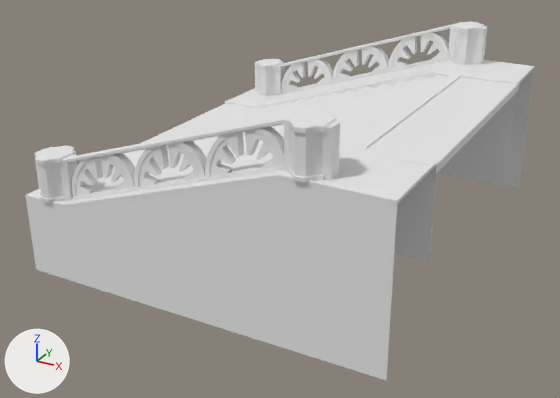
What one commit did to the FBX model Assets/Scenes/Environment Assets/Player Hub/FBX/Game Ready/prop_Bridge_Slant.fbx.
The view is the same before and after, from a camera (50 mm lens) standing at (10.39, -13.45, 5.82) and looking at (3.36, -0.68, -0.57). Arrows for +X, +Y and +Z are at lower left; the lights stay in place. Objects named as collision shapes, trigger or cutter boxes, shadow casters or lower levels of detail are left out. Where no turn or scale is listed for an object, it has been applied to the vertices. Vertices at the same position are counted once.

The older version as bpy lines, for what is in view:
```python
mat_t_sandground = principled_material('T_SandGround')
mat_t_sandground.base_color = (0.8, 0.8, 0.8)  # white #e7e7e7
mat_t_sandground.roughness = 1.0
mat_t_trimsheet_bridge = principled_material('T_Trimsheet_Bridge')
mat_t_trimsheet_bridge.base_color = (0.8, 0.8, 0.8)  # white #e7e7e7
mat_t_trimsheet_bridge.roughness = 1.0
me_plane_029 = bpy.data.meshes.new('Plane.029')
me_plane_029.from_pydata(...)  # 3141 vertices, 3092 faces; spans x -0.01..7.16, y -4.3..4.31, z -1.39..2.41
# faces by material slot: [8, 2992, 92]
me_plane_029.materials.append(mat_t_sandground)  # white #e7e7e7
me_plane_029.materials.append(mat_t_trimsheet_bridge)  # white #e7e7e7
me_plane_029.materials.append(mat_tile_stair)  # white #e7e7e7
ob_prop_bridge_slant = bpy.data.objects.new('prop_Bridge_Slant', me_plane_029)
ob_prop_bridge_slant.location = (0.0, 0.0, 0.0)
```
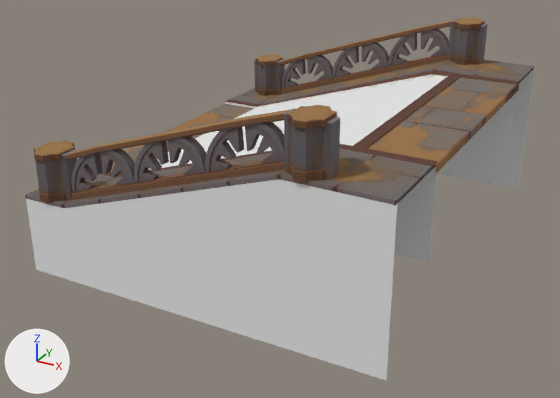
What differs and where, as boxes (x1, y1, x2, y2) in the pictures (560 x 398 px; the box of a moved part takes in the faces that stretch with it):
'prop_Bridge_Slant', surface changed, reshaped: before (25, 22, 535, 380); after (25, 17, 535, 380)
part 1 of me_plane_029, moved or reshaped: before (205, 127, 284, 177); after (205, 122, 284, 172)
part 2 of me_plane_029, moved or reshaped: before (255, 60, 261, 91); after (254, 59, 258, 91)
part 3 of me_plane_029, moved or reshaped: before (475, 26, 487, 64); after (476, 23, 488, 64)
part 4 of me_plane_029, moved or reshaped: before (388, 32, 449, 70); after (388, 29, 449, 66)
part 5 of me_plane_029, rebuilt (11% taller): before (450, 22, 484, 65); after (450, 17, 485, 65)
part 6 of me_plane_029, rebuilt (10% taller): before (256, 58, 283, 96); after (256, 54, 283, 96)
part 7 of me_plane_029, rebuilt: before (389, 25, 451, 43); after (389, 20, 453, 39)
part 8 of me_plane_029, rebuilt (9% taller): before (130, 131, 209, 152); after (129, 124, 208, 147)
part 9 of me_plane_029, rebuilt: before (202, 116, 289, 139); after (202, 110, 289, 134)
part 10 of me_plane_029, rebuilt (20% taller): before (332, 70, 388, 84); after (331, 67, 387, 84)
part 11 of me_plane_029, rebuilt (25% taller): before (387, 57, 448, 72); after (387, 54, 448, 73)
part 12 of me_plane_029, rebuilt: before (448, 24, 455, 61); after (447, 20, 455, 61)
part 13 of me_plane_029, added: after (332, 34, 390, 52)
part 14 of me_plane_029, added: after (280, 78, 332, 95)
part 15 of me_plane_029, moved or reshaped: before (34, 111, 340, 203); after (34, 105, 340, 203)
part 16 of me_plane_029, moved or reshaped: before (275, 38, 392, 95); after (275, 42, 389, 95)

Patch to the scene script:
```diff
--- a/Assets/Scenes/Environment Assets/Player Hub/FBX/Game Ready/prop_Bridge_Slant.fbx.py
+++ b/Assets/Scenes/Environment Assets/Player Hub/FBX/Game Ready/prop_Bridge_Slant.fbx.py
@@ mat_t_sandground @@
 mat_t_sandground = principled_material('T_SandGround')
-mat_t_sandground.base_color = (0.8, 0.8, 0.8)  # white #e7e7e7
+mat_t_sandground.texture = img_t_sandground_d_png
 mat_t_sandground.roughness = 1.0
@@ mat_t_trimsheet_bridge @@
 mat_t_trimsheet_bridge = principled_material('T_Trimsheet_Bridge')
-mat_t_trimsheet_bridge.base_color = (0.8, 0.8, 0.8)  # white #e7e7e7
+mat_t_trimsheet_bridge.texture = img_t_trimsheet_bridge_d_png
 mat_t_trimsheet_bridge.roughness = 1.0
@@ me_plane_029 @@
-me_plane_029.from_pydata(...)  # 3141 vertices, 3092 faces; spans x -0.01..7.16, y -4.3..4.31, z -1.39..2.41
+me_plane_029.from_pydata(...)  # 3141 vertices, 3092 faces; spans x -0.01..7.16, y -4.3..4.3, z -1.39..2.5
+# me_plane_029 part 1: the loose piece of 287 vertices spanning x 3.83..5.29, y -4.0..-3.82, z 1.18..2.18 is moved by (0.0, 0.0, 0.08)
+# me_plane_029 part 2: the loose piece of 12 vertices spanning x 0.15..0.32, y 3.74..4.09, z 0.17..0.93 is scaled about its middle by (1, -1, 1.11), then moved by (0.0, -0.01, 0.04)
+# me_plane_029 part 3: the loose piece of 12 vertices spanning x 5.88..6.04, y 3.74..4.09, z 1.59..2.37 is scaled about its middle by (1, -1, 1.09), then moved by (0.0, -0.01, 0.03)
+# me_plane_029 part 4: the loose piece of 287 vertices spanning x 3.83..5.29, y 3.83..4.01, z 1.18..2.18 is mirrored in y about its middle, then moved by (0.0, -0.02, 0.08)
+# me_plane_029 part 5: the loose piece of 152 vertices spanning x 5.37..5.96, y 3.51..4.31, z 1.59..2.41 is rebuilt with 152 vertices and now spans x 5.37..5.96, y 3.5..4.3, z 1.59..2.5
+# me_plane_029 part 6: the loose piece of 152 vertices spanning x 0.24..0.83, y 3.51..4.31, z 0.17..0.97 is rebuilt with 152 vertices and now spans x 0.24..0.83, y 3.5..4.3, z 0.17..1.08
+# me_plane_029 part 7: the loose piece of 28 vertices spanning x 3.83..5.29, y 3.8..4.03, z 1.83..2.37 is rebuilt with 28 vertices and now spans x 3.83..5.29, y 3.79..4.01, z 1.91..2.46
+# me_plane_029 part 8: the loose piece of 28 vertices spanning x 2.37..3.83, y -4.02..-3.8, z 1.35..1.9 is rebuilt with 28 vertices and now spans x 2.37..3.83, y -4.02..-3.8, z 1.43..2.01
+# me_plane_029 part 9: the loose piece of 28 vertices spanning x 3.83..5.29, y -4.02..-3.8, z 1.83..2.37 is rebuilt with 28 vertices and now spans x 3.83..5.29, y -4.02..-3.8, z 1.91..2.46
+# me_plane_029 part 10: the loose piece of 16 vertices spanning x 2.37..3.83, y 3.81..4.03, z 0.64..1.18 is rebuilt with 16 vertices and now spans x 2.37..3.83, y 3.79..4.01, z 0.64..1.26
+# me_plane_029 part 11: the loose piece of 16 vertices spanning x 3.83..5.29, y 3.81..4.03, z 1.11..1.65 is rebuilt with 16 vertices and now spans x 3.83..5.29, y 3.79..4.01, z 1.11..1.73
+# me_plane_029 part 12: the loose piece of 12 vertices spanning x 5.28..5.45, y 3.74..4.09, z 1.59..2.37 is rebuilt with 12 vertices and now spans x 5.28..5.45, y 3.73..4.08, z 1.59..2.47
+# me_plane_029 part 13: a new loose piece of 28 vertices spanning x 2.37..3.83, y 3.78..4.01, z 1.43..2.01, in mat_t_trimsheet_bridge (picture img_t_trimsheet_bridge_d_png)
+# me_plane_029 part 14: a new loose piece of 16 vertices spanning x 0.92..2.37, y 3.79..4.01, z 0.17..0.79, in mat_t_trimsheet_bridge (picture img_t_trimsheet_bridge_d_png)
+# me_plane_029 part 15: 2 vertices moved within x 1.41, y -4.0..-3.82, z 1.11; 864 vertices removed from x 0.15..6.04, y -4.3..-3.51, z 0.22..2.41; 864 vertices added at x 0.15..6.04, y -4.3..-3.51, z 0.3..2.5
+# me_plane_029 part 16: 3 vertices moved within x 1.41..2.37, y 3.81..3.83, z 1.11..1.43; 653 vertices removed from x 0.75..3.83, y 3.74..4.09, z 0.17..1.9; 609 vertices added at x 0.75..3.83, y 3.73..4.08, z 0.17..1.79
 me_plane_029.materials.append(mat_t_sandground)
```
